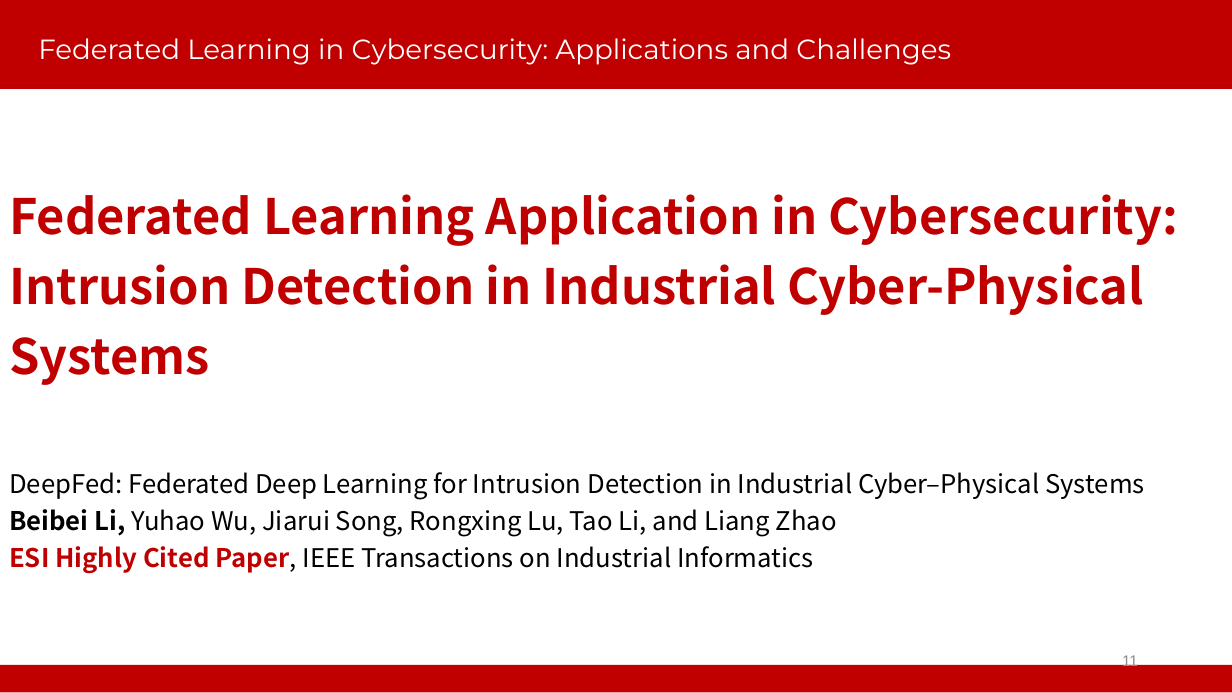
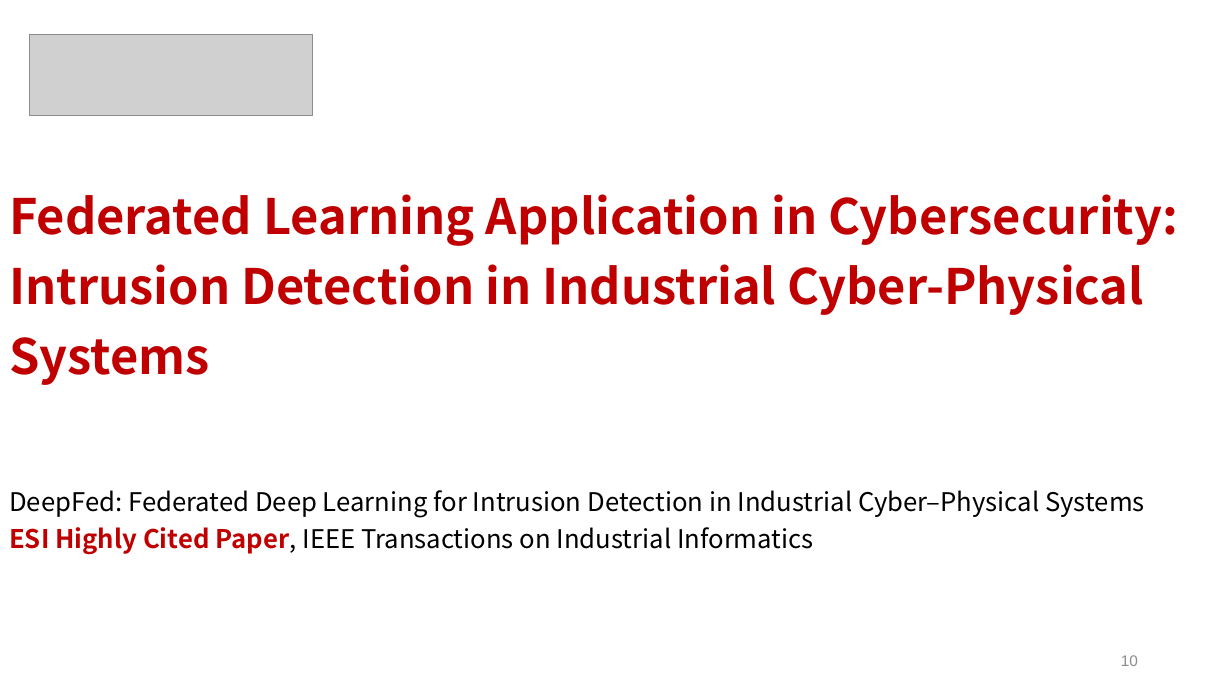
Before and after one commit to WhileBug/FLPhish, a slide deck: slide 10 of PPT/SecFL-Beibei Li.pptx (slide 11 before the commit). Drawn at 1232x693 pixels with LibreOffice and Linux fonts; fonts in the diff are those of the drawing; grey boxes stand for pictures; background and template pictures are left out. Boxes give left, top, right and bottom in pixels: in the first picture for what was removed or moved away, otherwise in the second. Text is boxed around its words. In the diff, an @@ line names an element or a change of style, - is before the commit and + after.

```diff
--- a/PPT/SecFL-Beibei Li.pptx
+++ b/PPT/SecFL-Beibei Li.pptx
@@ rectangle removed at [0,0,1232,89] @@
@@ picture added at [30,34,312,116] @@
@@ title removed at [38,38,951,65] @@
-Federated Learning in Cybersecurity: Applications and Challenges
@@ text at [9,509,837,537]: paragraph removed @@
-Beibei Li, Yuhao Wu, Jiarui Song, Rongxing Lu, Tao Li, and Liang Zhao
@@ page number at [1121,655,1138,666]: text changed @@
-11
+10
@@ rectangle removed at [0,665,1232,693] @@
```
Also in this commit, not shown: 6 other slides changed, 1 slide added, 2 slides removed, 32 other files.
